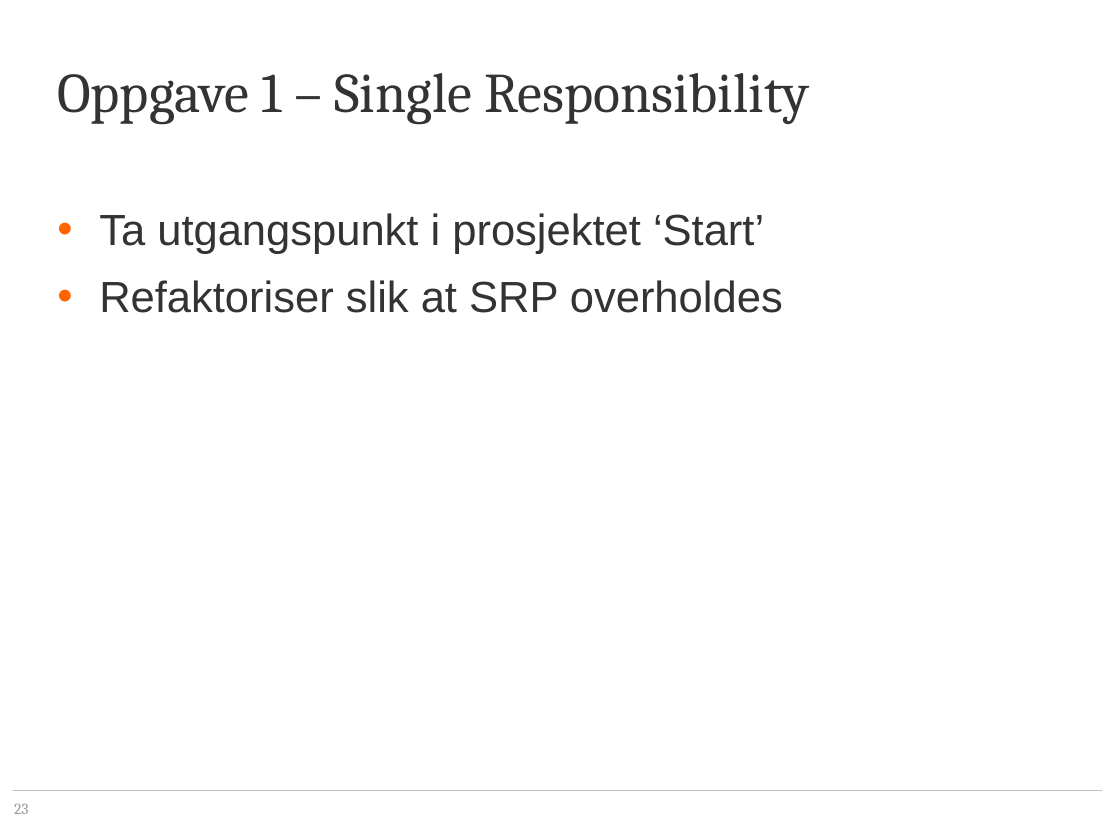
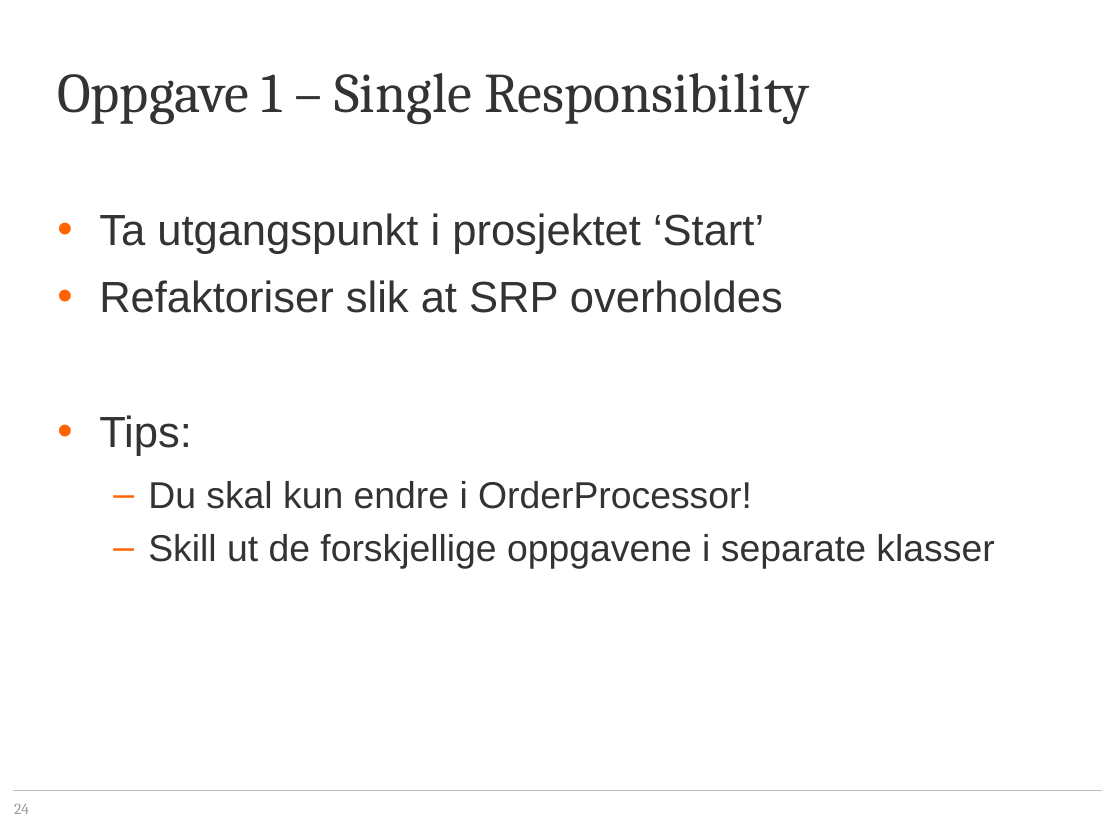
Before and after one commit to bouvet/solid-1, a slide deck: slide 24 of SOLID - SRP-DIP.pptx (slide 23 before the commit). Drawn at 1120x840 pixels with LibreOffice and Linux fonts; fonts in the diff are those of the drawing; background and template pictures are left out. Boxes give left, top, right and bottom in pixels: in the first picture for what was removed or moved away, otherwise in the second. Text is boxed around its words. In the diff, an @@ line names an element or a change of style, - is before the commit and + after.

```diff
--- a/SOLID - SRP-DIP.pptx
+++ b/SOLID - SRP-DIP.pptx
@@ text at bbox=[99, 415, 994, 569]: paragraphs added @@
+• Tips:
+  – Du skal kun endre i OrderProcessor!
+  – Skill ut de forskjellige oppgavene i separate klasser
@@ page number at bbox=[14, 803, 29, 814]: text changed @@
-23
+24
```
Also in this commit, not shown: 1 other slide changed, 1 slide added, 25 other files.
